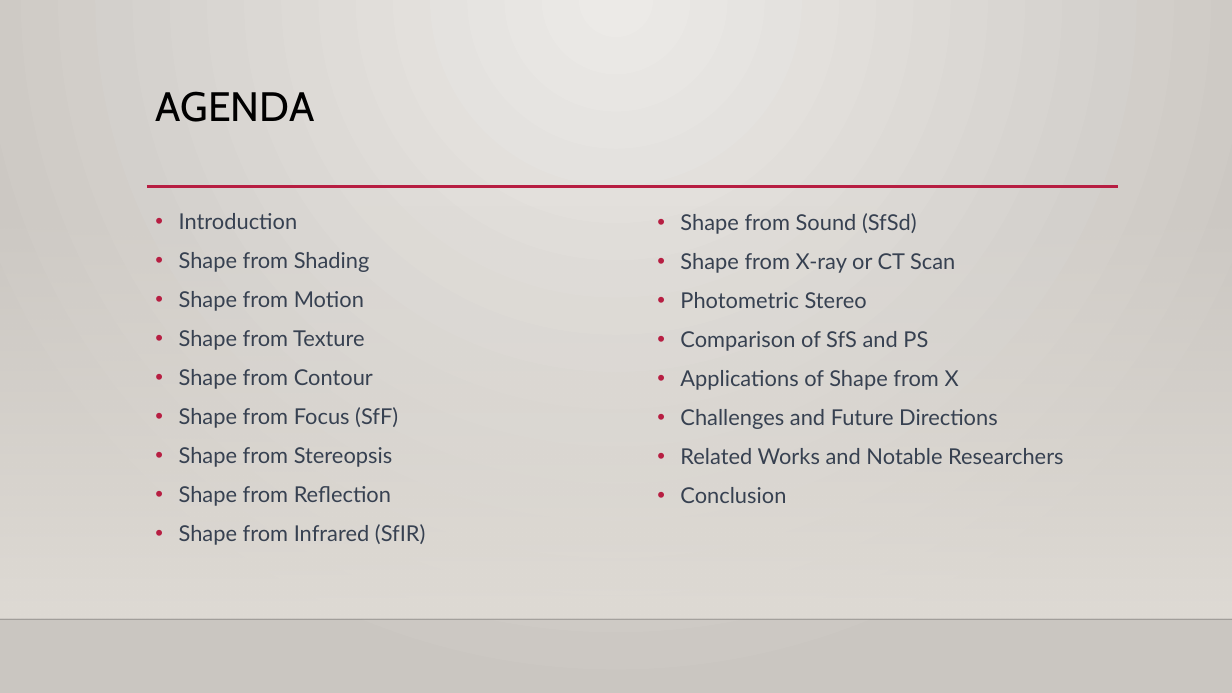
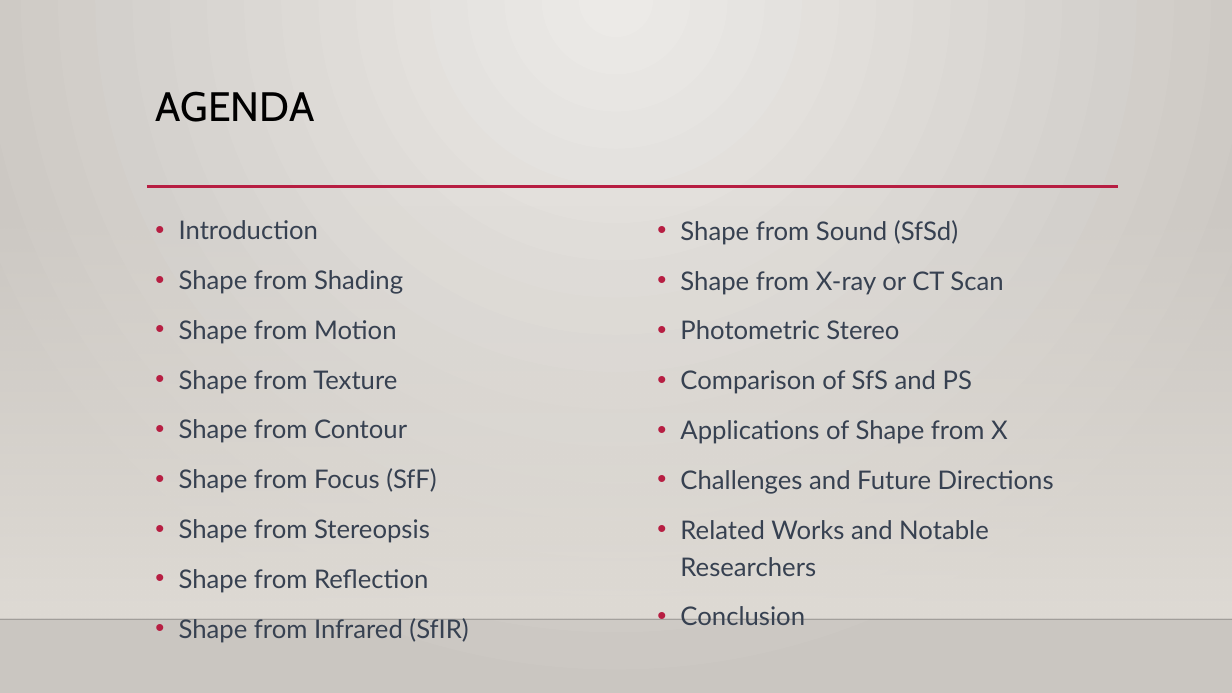
Before and after one commit to SC-One/ShapeFromX_Uni_report, a slide deck: slide 2 of Presentation/ShapeFromX_v1.pptx. Drawn at 1232x693 pixels with LibreOffice and Linux fonts; fonts in the diff are those of the drawing; background and template pictures are left out. Boxes give left, top, right and bottom in pixels: in the first picture for what was removed or moved away, otherwise in the second. Text is boxed around its words. In the diff, an @@ line names an element or a change of style, - is before the commit and + after.

```diff
--- a/Presentation/ShapeFromX_v1.pptx
+++ b/Presentation/ShapeFromX_v1.pptx
@@ text "Introduction" at (x1=179, y1=220, x2=468, y2=643): size 17 to 20 pt; line spacing 1 to 1.2 @@
@@ text "Shape from Sound (SfSd)" at (x1=680, y1=220, x2=1054, y2=625): size 17 to 20 pt; line spacing 1 to 1.2 @@
```
Also in this commit, not shown: 4 other slides changed, 13 slides added, 2 slides removed.
